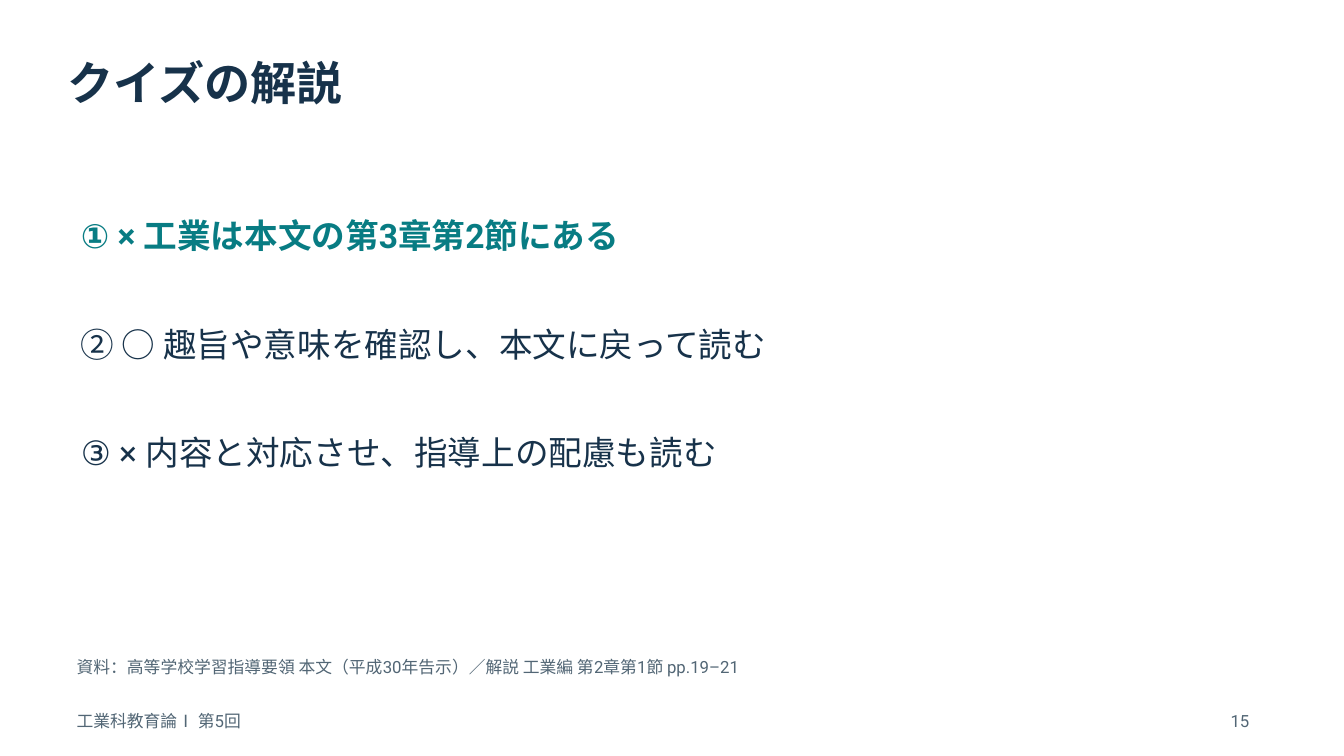
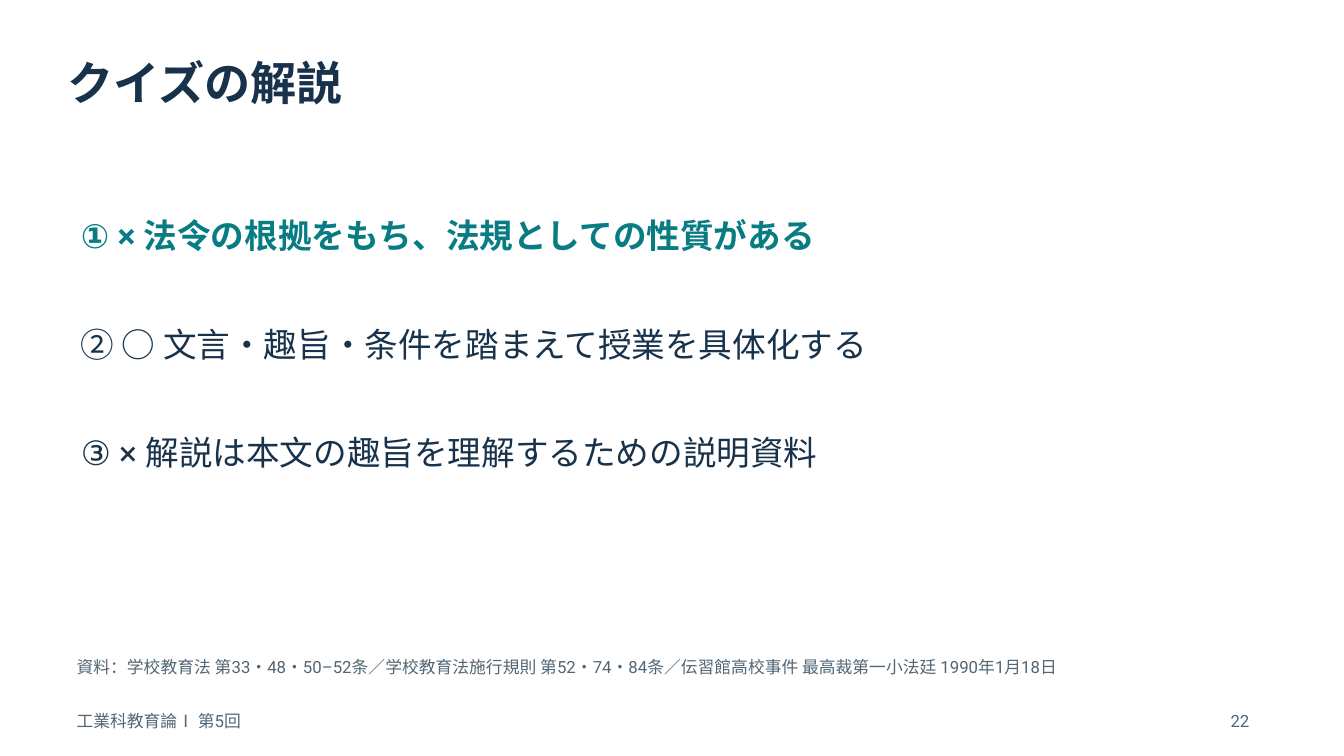
Before and after one commit to zooc-14calbp/industrial-education-i, a slide deck: slide 22 of lessons/05/slides.pptx (slide 15 before the commit). Drawn at 1344x756 pixels with LibreOffice and Linux fonts; fonts in the diff are those of the drawing. Boxes give left, top, right and bottom in pixels: in the first picture for what was removed or moved away, otherwise in the second. Text is boxed around its words. In the diff, an @@ line names an element or a change of style, - is before the commit and + after.

```diff
--- a/lessons/05/slides.pptx
+++ b/lessons/05/slides.pptx
@@ text at (81, 219, 815, 251): text changed @@
-① × 工業は本文の第3章第2節にある
+① × 法令の根拠をもち、法規としての性質がある
@@ text at (81, 328, 867, 360): text changed @@
-② ○ 趣旨や意味を確認し、本文に戻って読む
+② ○ 文言・趣旨・条件を踏まえて授業を具体化する
@@ text at (81, 436, 817, 468): text changed @@
-③ × 内容と対応させ、指導上の配慮も読む
+③ × 解説は本文の趣旨を理解するための説明資料
@@ text at (77, 659, 1056, 675): text changed @@
-資料：高等学校学習指導要領 本文（平成30年告示）／解説 工業編 第2章第1節 pp.19–21
+資料：学校教育法 第33・48・50–52条／学校教育法施行規則 第52・74・84条／伝習館高校事件 最高裁第一小法廷 1990年1月18日
@@ text at (1231, 715, 1250, 727): text changed @@
-15
+22
```
Also in this commit, not shown: 30 other slides changed, 6 slides added, 6 other files.
